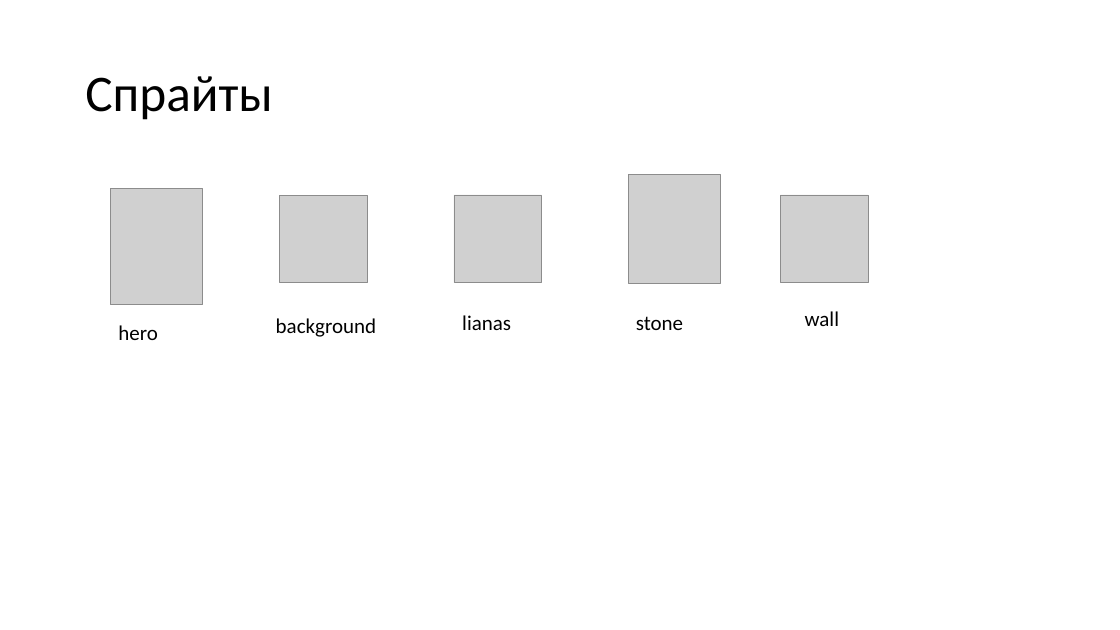
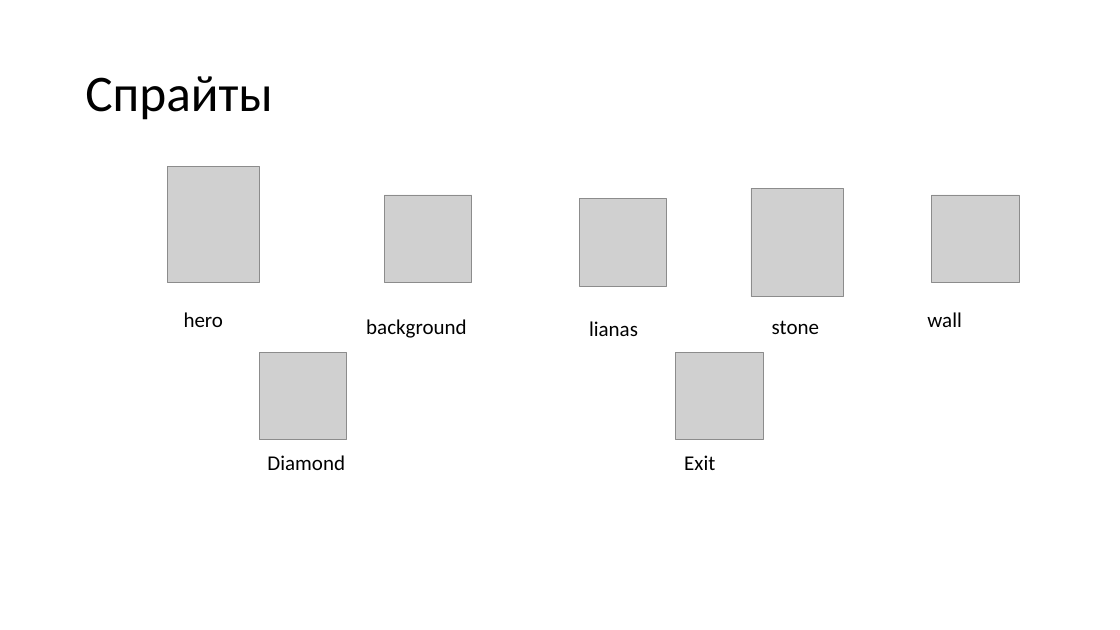
Before and after one commit to Scheise45/projeckt_2, a slide deck: slide 6 of документы/проект2.pptx. Drawn at 1120x630 pixels with LibreOffice and Linux fonts; fonts in the diff are those of the drawing; grey boxes stand for pictures. Boxes give left, top, right and bottom in pixels: in the first picture for what was removed or moved away, otherwise in the second. Text is boxed around its words. In the diff, an @@ line names an element or a change of style, - is before the commit and + after.

```diff
--- a/документы/проект2.pptx
+++ b/документы/проект2.pptx
@@ picture: place and size @@
-picture at (110,188,202,305)
+picture at (167,166,260,283)
@@ picture: place and size @@
-picture at (280,195,367,282)
+picture at (385,195,472,282)
@@ picture: place and size @@
-picture at (454,195,541,282)
+picture at (579,198,666,286)
@@ picture: place and size @@
-picture at (628,175,721,283)
+picture at (751,188,844,297)
@@ picture: place and size @@
-picture at (781,195,868,282)
+picture at (932,195,1019,282)
@@ text "hero": place and size @@
-text "hero" at (118,325,157,340)
+text "hero" at (184,312,223,327)
@@ text "background": place and size @@
-text "background" at (276,318,376,337)
+text "background" at (366,319,466,338)
@@ text "lianas": place and size @@
-text "lianas" at (462,315,511,330)
+text "lianas" at (589,321,638,336)
@@ text "stone": place and size @@
-text "stone" at (636,316,683,330)
+text "stone" at (772,320,819,334)
@@ text "wall": place and size @@
-text "wall" at (805,311,839,326)
+text "wall" at (927,312,961,327)
@@ picture added at (260,352,347,439) @@
@@ picture added at (676,352,764,439) @@
@@ text added at (267,455,345,470), 18 pt, text #000000 @@
+Diamond
@@ text added at (684,455,715,470), 18 pt, text #000000 @@
+Exit
```
Also in this commit, not shown: 1 other slide changed, 4 slides added, 2 other files.
